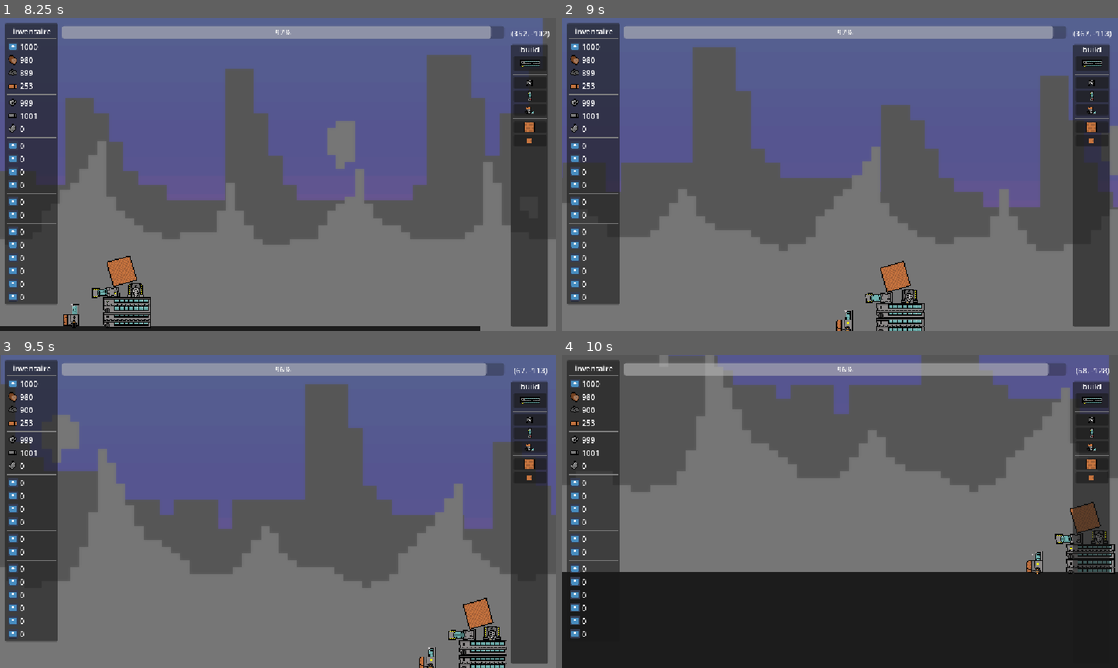
Above: before the commit, frames 1-4 (two rows, left to right).
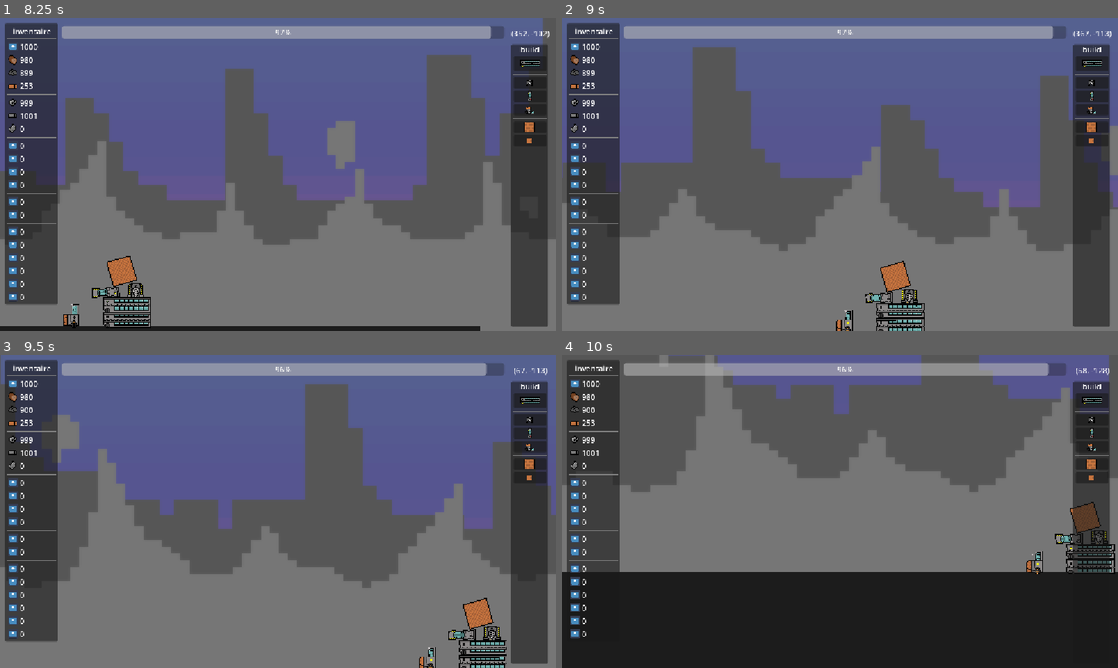
Above: after the commit, the same moments.

Repository: lucasbou-upsider/Indie-jam
Game: Godot game, scene res://scene/world.tscn
The game is run twice, just before and just after one commit, with the same random seed, the same clock (stepped at 60 frames per second) and the same inputs. The engine's default icon, where the game draws it, is replaced by a stand-in: a white triangle on a blue panel in a dark square.
Inputs (mouse positions are in pixels of both pictures, inside the frame that each line leads up to):
- Up to frame 1 (8.25 s): click (528, 64) at 0.5 s; click (528, 83) at 1.25 s; click (528, 96) at 2 s; click (528, 108) at 2.75 s; click (528, 127) at 3.5 s; click (528, 140) at 4.25 s; move the mouse to (528, 324) at 5.02 s; hold D (droite) 5.03-5.78 s; tap 1 (1) at 5.1 s; tap 2 (2) at 5.3, 5.85 s; move the mouse to (355, 309) at 5.77 s; hold S (bas) 5.78-6.53 s; tap 3 (3) at 6.05, 6.6 s; move the mouse to (322, 199) at 6.52 s; hold D (droite) 6.53-7.28 s; tap 4 (4) at 6.8, 7.35 s; move the mouse to (122, 202) at 7.27 s; hold W (haut) 7.28-8.03 s; tap Q (a) at 7.55, 8.1 s; move the mouse to (44, 274) at 8.02 s; hold A (gauche) from 8.03 s (still down)
- Up to frame 2 (9 s): keep holding A (gauche); right-click (606, 274) at 8.3 s; move the mouse to (823, 277) at 8.77 s; right-click (823, 277) at 8.85 s
- Up to frame 3 (9.5 s): keep holding A (gauche); tap 1 (1) at 9.05 s
- Up to frame 4 (10 s): move the mouse to (867, 511) at 9.52 s; release A (gauche) at 9.53 s; hold S (bas) from 9.53 s (still down); tap 1 (1) at 9.6 s; tap 2 (2) at 9.8 s

Frame 1 is identical in both runs. In frame 2, less than 0.1% of the frame differs, in the area x 54-64%, y 78-97%; in frame 3, less than 0.1%; in frame 4, less than 0.1%.

Commit message:
regleage bug freeze

Diff:
--- /dev/null
+++ b/SIGNAUX.gd
@@ -0,0 +1,3 @@
+extends Node
+
+signal defreeze
--- a/project.godot
+++ b/project.godot
@@ -18,6 +18,7 @@
 [autoload]
 
 GLOBAL="*uid://5slukwbv82rq"
+SIGNAL="*uid://dcl102sv4g6pw"
 
 [display]
 
--- a/scene/craft/Base.gd
+++ b/scene/craft/Base.gd
@@ -7,8 +7,13 @@
 @onready var collision_shape_2d: CollisionShape2D = $CollisionShape2D
 @onready var sprite_2d: Sprite2D = $Sprite2D
 
+#defreez pour les signaux
+
+func defreeze():
+	sleeping = false
 
 func _ready() -> void:
+	SIGNAL.connect("defreeze", defreeze)
 	collision_shape_2d.disabled = true
 	GLOBAL.network[self] = {}
 
--- a/scene/craft/bloc_brique.gd
+++ b/scene/craft/bloc_brique.gd
@@ -9,13 +9,16 @@
 var mouse_overed := false
 @export var cost = 500
 
-
+func defreeze():
+	sleeping = false
 func _ready() -> void:
+	SIGNAL.connect("defreeze", defreeze)
 	#cout du batiments
 	if GLOBAL.brique >= cost:
 		GLOBAL.brique -= cost
 		GLOBAL.network[self] = {}
 	else:
+		SIGNAL.emit_signal("defreeze")
 		queue_free()
 
 
@@ -44,9 +47,11 @@
 	if Input.is_action_just_pressed("click droit"):
 		if mouse_overed:
 			GLOBAL.brique += cost/2
+			SIGNAL.emit_signal("defreeze")
 			queue_free()
 		sleeping = false
 	if pv == 0:
+		SIGNAL.emit_signal("defreeze")
 		queue_free()
 
 
--- a/scene/craft/foreuse.gd
+++ b/scene/craft/foreuse.gd
@@ -12,13 +12,16 @@
 var mouse_overed := false
 var cost = 50
 
-
+func defreeze():
+	sleeping = false
 func _ready() -> void:
+	SIGNAL.connect("defreeze", defreeze)
 	#cout du batiments
 	if GLOBAL.brique >= cost:
 		GLOBAL.brique -= cost
 		GLOBAL.network[self] = {}
 	else:
+		SIGNAL.emit_signal("defreeze")
 		queue_free()
 
 
@@ -48,8 +51,11 @@
 	if Input.is_action_just_pressed("click droit"):
 		if mouse_overed:
 			GLOBAL.brique += cost/2
+			SIGNAL.emit_signal("defreeze")
 			queue_free()
-		sleeping = false
+	if pv == 0:
+		SIGNAL.emit_signal("defreeze")
+		queue_free()
 
 	#regarde si l'objet est en blueprint ou pas
 	if is_blueprint:
@@ -59,7 +65,6 @@
 	elif is_blueprint == false:
 		collision_polygon_2d.disabled = false
 		if ray_cast_2d.is_colliding():
-			print(ray_cast_2d.get_collider())
 			if ray_cast_2d.get_collider().get("pv"):
 				ray_cast_2d.get_collider().pv -= 1
 			ray_cast_2d.enabled = false
@@ -94,8 +99,7 @@
 	if !is_blueprint:
 		if area.get_parent().get_parent().name == "kayou_spawn":
 			pv -= 1
-			if pv == 0:
-				queue_free()
+
 func _on_area_2d_area_exited(_area: Area2D) -> void:
 	#regarder si possible de placer
 	if is_blueprint:
--- a/scene/craft/fourneau.gd
+++ b/scene/craft/fourneau.gd
@@ -10,13 +10,16 @@
 var mouse_overed := false
 var cost = 200
 
-
+func defreeze():
+	sleeping = false
 func _ready() -> void:
+	SIGNAL.connect("defreeze", defreeze)
 	#cout du batiments
 	if GLOBAL.brique >= cost:
 		GLOBAL.brique -= cost
 		GLOBAL.network[self] = {}
 	else:
+		SIGNAL.emit_signal("defreeze")
 		queue_free()
 
 
@@ -47,9 +50,11 @@
 	if Input.is_action_just_pressed("click droit"):
 		if mouse_overed:
 			GLOBAL.brique += cost/2
+			SIGNAL.emit_signal("defreeze")
 			queue_free()
 		sleeping = false
 	if pv == 0:
+		SIGNAL.emit_signal("defreeze")
 		queue_free()
 
 
--- a/scene/craft/macon.gd
+++ b/scene/craft/macon.gd
@@ -11,13 +11,16 @@
 @onready var sprite_2d: AnimatedSprite2D = $AnimatedSprite2D
 
 
-
+func defreeze():
+	sleeping = false
 func _ready() -> void:
+	SIGNAL.connect("defreeze", defreeze)
 	if GLOBAL.pierre >= cost and GLOBAL.bois >= cost2:
 		GLOBAL.pierre -= cost
 		GLOBAL.bois -= cost2
 		GLOBAL.network[self] = {}
 	else:
+		SIGNAL.emit_signal("defreeze")
 		queue_free()
 
 
@@ -50,9 +53,11 @@
 		if mouse_overed:
 			GLOBAL.pierre += cost/2
 			GLOBAL.bois += cost2/2
+			SIGNAL.emit_signal("defreeze")
 			queue_free()
 		sleeping = false
 	if pv == 0:
+		SIGNAL.emit_signal("defreeze")
 		queue_free()
 
 
--- a/scene/ennemie/kayou.gd
+++ b/scene/ennemie/kayou.gd
@@ -2,7 +2,10 @@
 
 @onready var despawn: Timer = $Despawn
 
+func defreeze():
+	sleeping = false
 func _ready() -> void:
+	SIGNAL.connect("defreeze", defreeze)
 	freeze = true
 	var chute_aleatoire = randf_range(0, 2)
 	await get_tree().create_timer(chute_aleatoire).timeout
@@ -18,4 +21,5 @@
 
 
 func _on_despawn_timeout() -> void:
+	SIGNAL.emit_signal("defreeze")
 	queue_free()
Not shown, added: SIGNAUX.gd.uid
